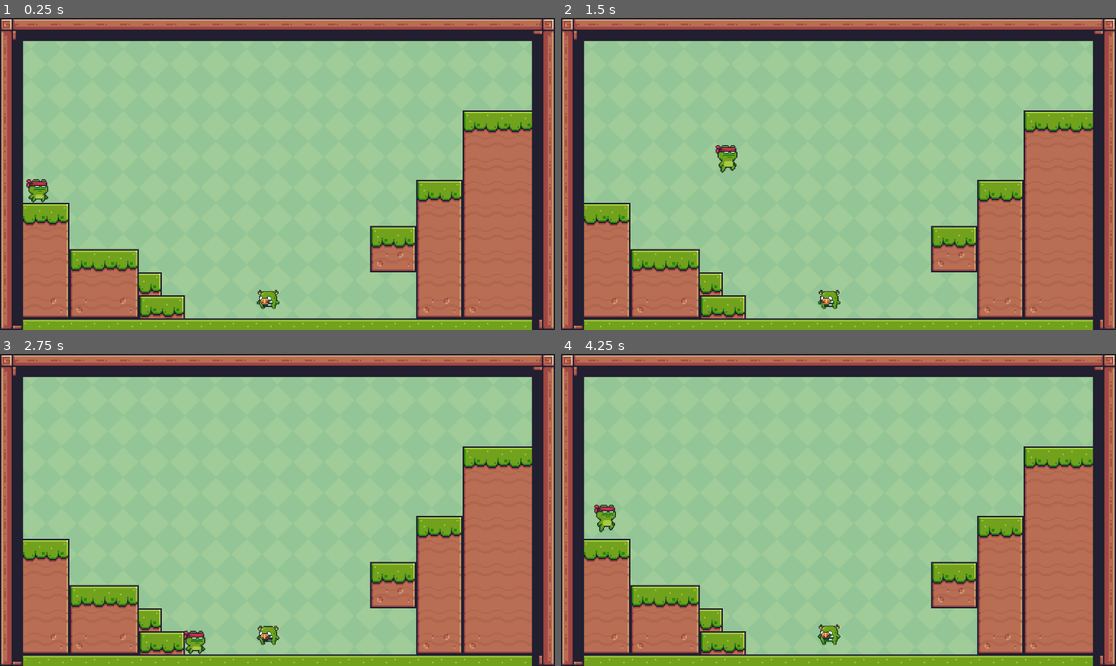
Above: before the commit, frames 1-4 (two rows, left to right).
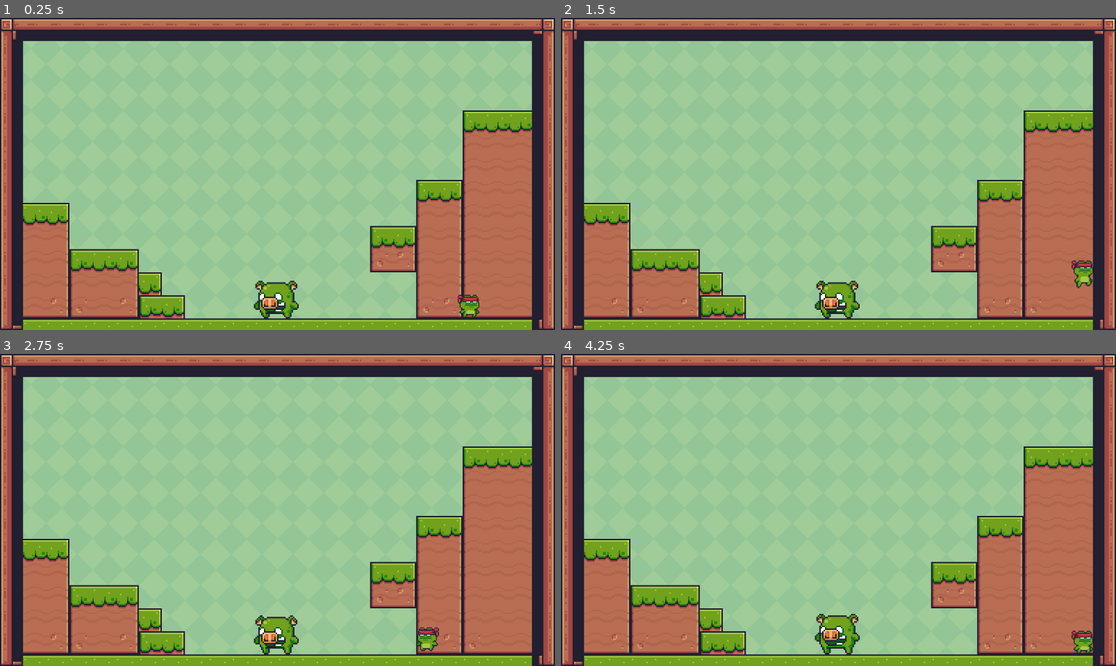
Above: after the commit, the same moments.

Repository: meri1405/Game-Troll-Godot
Game: Godot game, scene res://level_2.tscn
Two runs of this game, one before a commit and one after it. Both use one fixed random seed, a clock stepped at 60 frames per second and the inputs below.
Inputs:
- Up to frame 1 (0.25 s): no input
- Up to frame 2 (1.5 s): hold D (right) from 0.53 s (still down); tap W (jump) at 0.77 s
- Up to frame 3 (2.75 s): tap W (jump) at 1.52 s; release D (right) at 2.03 s; hold A (left) from 2.03 s (still down)
- Up to frame 4 (4.25 s): release A (left) at 2.78 s; hold D (right) from 2.78 s (still down); tap W (jump) at 3.02, 3.77 s

The runs differ from the first frame. In frame 1, 1.2% of the frame differs, in the area x 4-87%, y 51-97%; in frame 2, 1.2%; in frame 3, 1.2%; in frame 4, 1.3%, in the area x 6-96%, y 48-97%.

Commit message:
+pig mob now have gravity

Diff:
--- a/Scenes/character_body_2d.gd
+++ b/Scenes/character_body_2d.gd
@@ -1,5 +1,4 @@
 extends CharacterBody2D
-
 
 const startingX = -895.0
 const startingY = -225.0
--- a/Scenes/pig_mob.gd
+++ b/Scenes/pig_mob.gd
@@ -1,6 +1,13 @@
 extends CharacterBody2D
 
-class_name PigMob
+const SPEED = 280.0
+@onready var sprite_2d: AnimatedSprite2D = $AnimatedSprite2D
 
-const speed = 10
-var is_pig_chase: bool
+func _physics_process(delta: float) -> void:
+	if not is_on_floor():
+			velocity += get_gravity() * delta
+
+
+
+	move_and_slide()
+	pass
--- a/Scenes/pig_mob.tscn
+++ b/Scenes/pig_mob.tscn
@@ -192,11 +192,11 @@
 "speed": 10.0
 }]
 
+[sub_resource type="RectangleShape2D" id="RectangleShape2D_vlj81"]
+size = Vector2(32, 27.3333)
+
 [sub_resource type="RectangleShape2D" id="RectangleShape2D_w654r"]
 size = Vector2(25, 25)
-
-[sub_resource type="RectangleShape2D" id="RectangleShape2D_vlj81"]
-size = Vector2(32, 27.3333)
 
 [node name="PigMob" type="CharacterBody2D"]
 texture_filter = 1
@@ -209,16 +209,15 @@
 autoplay = "idle"
 frame_progress = 0.699518
 
+[node name="HurtBox" type="Area2D" parent="." groups=["mob"]]
+
+[node name="CollisionShape2D" type="CollisionShape2D" parent="HurtBox"]
+position = Vector2(0.333333, 1.33333)
+shape = SubResource("RectangleShape2D_vlj81")
+
 [node name="CollisionShape2D" type="CollisionShape2D" parent="."]
-visible = false
 position = Vector2(0.5, 2.5)
 shape = SubResource("RectangleShape2D_w654r")
 
 [node name="DirectionTimer" type="Timer" parent="."]
 autostart = true
-
-[node name="Area2D" type="Area2D" parent="." groups=["mob"]]
-
-[node name="CollisionShape2D" type="CollisionShape2D" parent="Area2D"]
-position = Vector2(0.333333, 1.33333)
-shape = SubResource("RectangleShape2D_vlj81")
--- a/level_2.tscn
+++ b/level_2.tscn
@@ -184,10 +184,6 @@
 layer_0/tile_data = PackedInt32Array(2097154, 393216, 0, 524289, 458752, 0, 589825, 458752, 1, 524290, 524288, 0, 58982 …(2340 unchanged characters)…
 
 [node name="CharacterBody2D" parent="." instance=ExtResource("3_1n7cm")]
-position = Vector2(-895, -225)
 
 [node name="PigMob" parent="." instance=ExtResource("4_kgqac")]
-position = Vector2(556, 582)
-scale = Vector2(1.5, 1.5)
-
-[node name="CharacterBody2D2" type="CharacterBody2D" parent="."]
+position = Vector2(572, 576)
